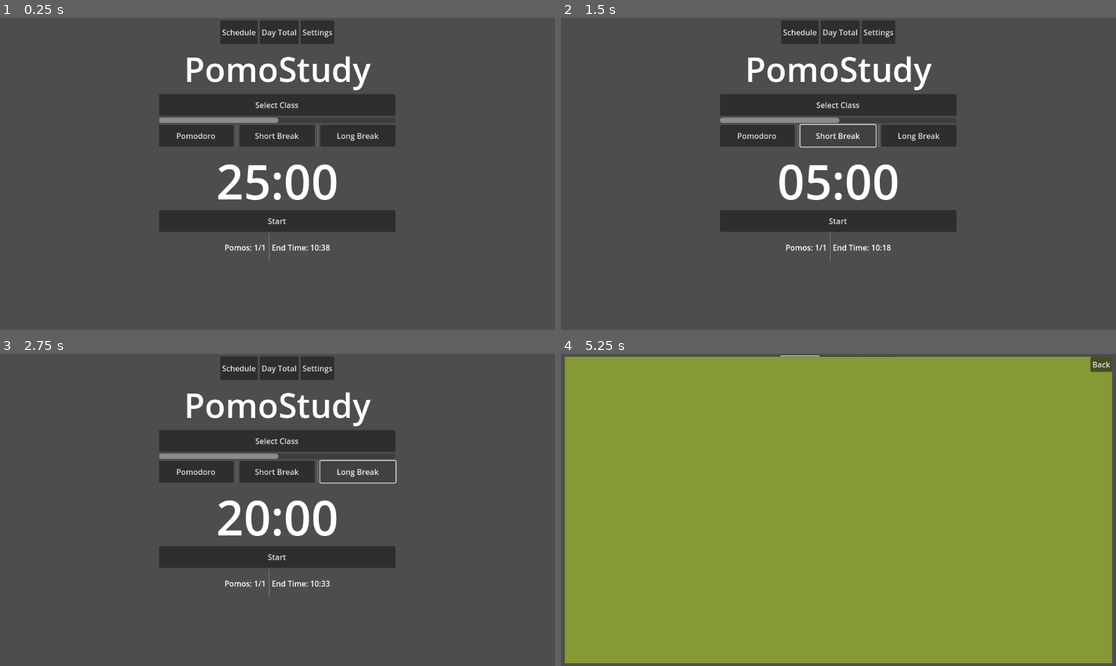
Above: before the commit, frames 1-4 (two rows, left to right).
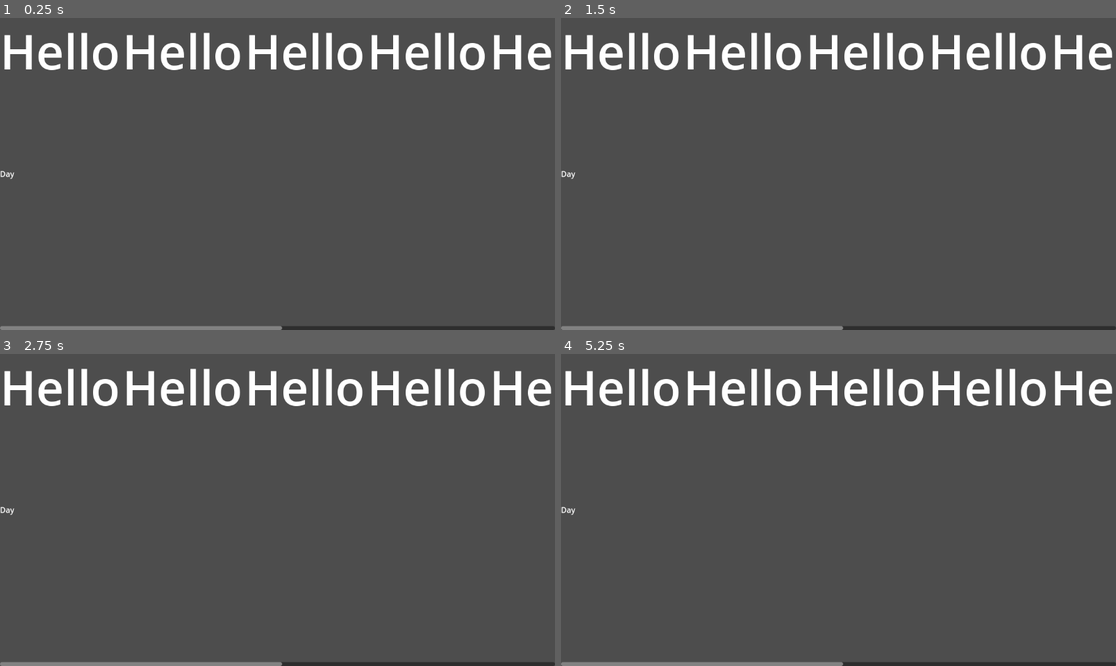
Above: after the commit, the same moments.

Repository: logandaugherty/Pomodoro-App
Game: Godot game, scene res://scenes/schedule_slider.tscn
Two runs of this game, one before a commit and one after it. Both use one fixed random seed, a clock stepped at 60 frames per second and the inputs below. Before the commit the project starts from res://main.tscn.
Inputs (mouse positions are in pixels of both pictures, inside the frame that each line leads up to):
- Up to frame 1 (0.25 s): no input
- Up to frame 2 (1.5 s): click (755, 136) at 0.5 s, where only the run before the commit has a clickable "Pomodoro"; click (838, 136) at 1.25 s, where only the run before the commit has a clickable "Short Break"
- Up to frame 3 (2.75 s): click (355, 472) at 2 s, where only the run before the commit has a clickable "Long Break"
- Up to frame 4 (5.25 s): click (838, 556) at 2.75 s, where only the run before the commit has a clickable "Start"; click (838, 556) at 3.5 s, where only the run before the commit has a clickable "Stop"; click (838, 556) at 4.25 s, where only the run before the commit has a clickable "Start"; click (799, 369) at 5 s, where only the run before the commit has a clickable "Schedule"

The runs differ from the first frame. In frame 1, 18% of the frame differs, in the area x 0-100%, y 0-100%; in frame 2, 17%; in frame 3, 17%; in frame 4, 98%.

Commit message:
Modified Scenes
Adjusted auto-scaling of timer size
Started base functionality of schedule

Diff:
--- a/Time Management.gd
+++ /dev/null
@@ -1,131 +0,0 @@
-extends VBoxContainer
-
-var time_remaining_s = 0
-var time_target_s = 1
-var time_enabled = false
-var pomodoro_focused = true
-
-var pomos_complete = 1
-var pomos_target = 1
-
-const POMODORO_DURATION_MIN = 25
-const SHORT_BREAK_DURATION_MIN = 5
-const LONG_BREAK_DURATION_MIN = 20
-
-const LONG_BREAK_INTERVAL = 4
-
-func _ready():
-
-	set_time_remaining_min(25)
-	update_timer()
-	update_end_time()
-	update_pomos_left()
-
-func set_pomodoro_time_min(minutes):
-	set_time_remaining_min(minutes)
-	time_target_s = minutes * 60
-
-func set_pomodoro_time_s(seconds):
-	set_time_remaining_s(seconds)
-	time_target_s = seconds
-
-func set_time_remaining_min(minutes):
-	time_remaining_s = minutes*60
-
-func set_time_remaining_s(seconds):
-	time_remaining_s = seconds
-
-func get_time_remaining_s():
-	return time_remaining_s
-
-func update_pomos_left():
-	var display = "%d/%d" % [pomos_complete, pomos_target]
-	$EndCondtions/PomosLeft.text = "Pomos: " + display
-
-func update_progress_bar():
-	$ProgressTimeLeft.value = get_time_remaining_s()/time_target_s
-
-func update_end_time():
-	var current_time = Time.get_time_dict_from_system()
-	var end_time = current_time
-
-	var seconds_left_in_session = 0
-
-	if not pomodoro_focused:
-		seconds_left_in_session += get_time_remaining_s()
-
-	for i in range(pomos_target-pomos_complete):
-		seconds_left_in_session += POMODORO_DURATION_MIN * 60
-		if i % LONG_BREAK_INTERVAL == 0:
-			seconds_left_in_session += LONG_BREAK_DURATION_MIN
-		else:
-			seconds_left_in_session += SHORT_BREAK_DURATION_MIN
-
-	end_time["second"] += time_remaining_s
-	end_time["minute"] += floor(end_time["second"] / 60)
-	end_time["hour"] += floor(end_time["minute"] / 60)
-
-	end_time["second"] = end_time["second"] % 60
-	end_time["minute"] = end_time["minute"] % 60
-	end_time["hour"] = end_time["hour"] % 12
-
-	if end_time["hour"] == 0:
-		end_time["hour"] = 12
-
-	var display = "%02d:%02d" % [end_time["hour"],end_time["minute"]]
-
-	$EndCondtions/EndTime.text = "End Time: " + display
-
-func update_timer():
-	var time_min = floor(time_remaining_s/60)
-	var time_s = time_remaining_s%60
-	var display = "%02d:%02d" % [time_min,time_s]
-	$TimeLeft.text = "[center]" + display + "[/center]"
-
-func disable_timer():
-	time_enabled = false
-	$Timer.stop()
-	$StartButton.text = "Start"
-
-func enable_timer():
-	time_enabled = true
-	$Timer.start()
-	$StartButton.text = "Stop"
-
-func _on_timer_timeout():
-	if time_remaining_s <= 0:
-		disable_timer()
-	else:
-		time_remaining_s -= 1
-		update_timer()
-
-func _on_start_button_pressed():
-	if time_enabled:
-		disable_timer()
-	else:
-		enable_timer()
-
-
-
-func _on_pomodoro_button_pressed():
-	pomodoro_focused = true
-	disable_timer()
-	set_time_remaining_min(POMODORO_DURATION_MIN)
-	update_timer()
-	update_end_time()
-
-
-func _on_short_break_button_pressed():
-	pomodoro_focused = false
-	disable_timer()
-	set_time_remaining_min(SHORT_BREAK_DURATION_MIN)
-	update_timer()
-	update_end_time()
-
-
-func _on_long_break_button_pressed():
-	pomodoro_focused = false
-	disable_timer()
-	set_time_remaining_min(LONG_BREAK_DURATION_MIN)
-	update_timer()
-	update_end_time()
--- a/project.godot
+++ b/project.godot
@@ -12,12 +12,13 @@
 
 config/name="Pomostudy"
 config/tags=PackedStringArray("github_repo", "study_tool")
-run/main_scene="res://main.tscn"
+run/main_scene="res://scenes/schedule_slider.tscn"
 config/features=PackedStringArray("4.2", "Mobile")
 config/icon="res://icon.svg"
 
 [display]
 
+window/size/always_on_top=true
 window/stretch/aspect="expand"
 
 [rendering]
--- a/main.tscn
+++ b/scenes/main.tscn
@@ -1,12 +1,12 @@
 [gd_scene load_steps=8 format=3 uid="uid://cu6a0sx1w113q"]
 
-[ext_resource type="Script" path="res://main.gd" id="1_xmyme"]
-[ext_resource type="PackedScene" uid="uid://c1pogrcvbsvyp" path="res://pomodoro_group.tscn" id="2_7vu5n"]
-[ext_resource type="Script" path="res://OptionsContainer.gd" id="2_a3jsc"]
-[ext_resource type="Script" path="res://Overlay.gd" id="3_g44ep"]
-[ext_resource type="PackedScene" uid="uid://d2bwprj3xtebl" path="res://stats_group.tscn" id="3_uc5yp"]
-[ext_resource type="PackedScene" uid="uid://b08qbb3wm80r" path="res://schedule_group.tscn" id="4_2q555"]
-[ext_resource type="PackedScene" uid="uid://dgepfsqd5hwlh" path="res://settings_group.tscn" id="5_jpnrx"]
+[ext_resource type="Script" path="res://scripts/main.gd" id="1_miwpf"]
+[ext_resource type="Script" path="res://scripts/OptionsContainer.gd" id="2_7woxn"]
+[ext_resource type="PackedScene" uid="uid://c1pogrcvbsvyp" path="res://scenes/pomodoro_group.tscn" id="3_do2ea"]
+[ext_resource type="Script" path="res://scripts/Overlay.gd" id="4_hpqk0"]
+[ext_resource type="PackedScene" uid="uid://d2bwprj3xtebl" path="res://scenes/stats_group.tscn" id="5_sik63"]
+[ext_resource type="PackedScene" uid="uid://b08qbb3wm80r" path="res://scenes/schedule_group.tscn" id="6_hhsb0"]
+[ext_resource type="PackedScene" uid="uid://dgepfsqd5hwlh" path="res://scenes/settings_group.tscn" id="7_g2c7g"]
 
 [node name="Control" type="Control"]
 layout_mode = 3
@@ -15,7 +15,7 @@
 anchor_bottom = 1.0
 grow_horizontal = 2
 grow_vertical = 2
-script = ExtResource("1_xmyme")
+script = ExtResource("1_miwpf")
 
 [node name="VBoxContainer" type="VBoxContainer" parent="."]
 layout_mode = 1
@@ -34,7 +34,7 @@
 layout_mode = 2
 size_flags_vertical = 3
 alignment = 1
-script = ExtResource("2_a3jsc")
+script = ExtResource("2_7woxn")
 
 [node name="ScheduleButton" type="Button" parent="VBoxContainer/OptionsContainer"]
 layout_mode = 2
@@ -52,7 +52,7 @@
 layout_mode = 2
 size_flags_vertical = 1
 size_flags_stretch_ratio = 10.0
-theme_override_font_sizes/font_size = 70
+theme_override_font_sizes/font_size = 60
 text = "PomoStudy"
 horizontal_alignment = 1
 
@@ -67,11 +67,12 @@
 size_flags_vertical = 3
 
 [node name="VBoxContainer2" type="VBoxContainer" parent="VBoxContainer/HBoxContainer"]
+custom_minimum_size = Vector2(300, 0)
 layout_mode = 2
 size_flags_horizontal = 3
 size_flags_stretch_ratio = 1.5
 
-[node name="PomodoroGroup" parent="VBoxContainer/HBoxContainer/VBoxContainer2" instance=ExtResource("2_7vu5n")]
+[node name="PomodoroGroup" parent="VBoxContainer/HBoxContainer/VBoxContainer2" instance=ExtResource("3_do2ea")]
 layout_mode = 2
 size_flags_stretch_ratio = 2.5
 
@@ -97,15 +98,15 @@
 grow_horizontal = 2
 grow_vertical = 2
 size_flags_vertical = 3
-script = ExtResource("3_g44ep")
+script = ExtResource("4_hpqk0")
 
-[node name="StatsGroup" parent="Overlay" instance=ExtResource("3_uc5yp")]
+[node name="StatsGroup" parent="Overlay" instance=ExtResource("5_sik63")]
 layout_mode = 1
 
-[node name="ScheduleGroup" parent="Overlay" instance=ExtResource("4_2q555")]
+[node name="ScheduleGroup" parent="Overlay" instance=ExtResource("6_hhsb0")]
 layout_mode = 1
 
-[node name="SettingsGroup" parent="Overlay" instance=ExtResource("5_jpnrx")]
+[node name="SettingsGroup" parent="Overlay" instance=ExtResource("7_g2c7g")]
 layout_mode = 1
 
 [node name="OverlayBackButton" type="Button" parent="Overlay"]
--- a/pomodoro_group.tscn
+++ b/scenes/pomodoro_group.tscn
@@ -1,7 +1,8 @@
-[gd_scene load_steps=4 format=3 uid="uid://c1pogrcvbsvyp"]
+[gd_scene load_steps=5 format=3 uid="uid://c1pogrcvbsvyp"]
 
-[ext_resource type="Script" path="res://pomodoro_group.gd" id="1_43s0w"]
-[ext_resource type="Script" path="res://Time Management.gd" id="2_k85yd"]
+[ext_resource type="Script" path="res://scripts/pomodoro_group.gd" id="1_43s0w"]
+[ext_resource type="Script" path="res://scripts/Time Management.gd" id="2_k85yd"]
+[ext_resource type="AudioStream" uid="uid://doiq85s54yobk" path="res://ding-36029.mp3" id="3_do1so"]
 
 [sub_resource type="Theme" id="Theme_xoouu"]
 
@@ -68,14 +69,48 @@
 theme = SubResource("Theme_xoouu")
 text = "Long Break"
 
-[node name="TimeLeft" type="RichTextLabel" parent="TimeManagement"]
+[node name="TimeLeftContainer" type="Control" parent="TimeManagement"]
+clip_contents = true
 custom_minimum_size = Vector2(0, 75)
 layout_mode = 2
 size_flags_vertical = 3
 size_flags_stretch_ratio = 11.0
+
+[node name="Skip" type="Button" parent="TimeManagement/TimeLeftContainer"]
+layout_mode = 1
+anchors_preset = 3
+anchor_left = 1.0
+anchor_top = 1.0
+anchor_right = 1.0
+anchor_bottom = 1.0
+offset_left = -41.0
+offset_top = -31.0
+grow_horizontal = 0
+grow_vertical = 0
+text = "Skip"
+
+[node name="TimeLeft" type="RichTextLabel" parent="TimeManagement/TimeLeftContainer"]
+clip_contents = false
+layout_mode = 1
+anchors_preset = 8
+anchor_left = 0.5
+anchor_top = 0.5
+anchor_right = 0.5
+anchor_bottom = 0.5
+offset_left = -65.0
+offset_top = -34.5
+offset_right = 65.0
+offset_bottom = 34.5
+grow_horizontal = 2
+grow_vertical = 2
+size_flags_vertical = 3
+size_flags_stretch_ratio = 11.0
+theme_override_font_sizes/normal_font_size = 50
 bbcode_enabled = true
 text = "06:35"
+fit_content = true
 scroll_active = false
+autowrap_mode = 0
 
 [node name="StartButton" type="Button" parent="TimeManagement"]
 layout_mode = 2
@@ -101,6 +136,10 @@
 text = "End Time: 12:45"
 
 [node name="Timer" type="Timer" parent="TimeManagement"]
+
+[node name="AudioStreamPlayer2D" type="AudioStreamPlayer2D" parent="TimeManagement"]
+position = Vector2(1111, 414)
+stream = ExtResource("3_do1so")
 
 [node name="ClassList" type="ItemList" parent="."]
 visible = false
@@ -136,6 +175,7 @@
 [connection signal="pressed" from="TimeManagement/TypeButtons/PomodoroButton" to="TimeManagement" method="_on_pomodoro_button_pressed"]
 [connection signal="pressed" from="TimeManagement/TypeButtons/ShortBreakButton" to="TimeManagement" method="_on_short_break_button_pressed"]
 [connection signal="pressed" from="TimeManagement/TypeButtons/LongBreakButton" to="TimeManagement" method="_on_long_break_button_pressed"]
+[connection signal="pressed" from="TimeManagement/TimeLeftContainer/Skip" to="TimeManagement" method="_on_skip_pressed"]
 [connection signal="pressed" from="TimeManagement/StartButton" to="TimeManagement" method="_on_start_button_pressed"]
 [connection signal="timeout" from="TimeManagement/Timer" to="TimeManagement" method="_on_timer_timeout"]
 [connection signal="item_selected" from="ClassList" to="." method="_on_item_list_item_selected"]
--- /dev/null
+++ b/scenes/schedule_group.tscn
@@ -0,0 +1,47 @@
+[gd_scene load_steps=2 format=3 uid="uid://b08qbb3wm80r"]
+
+[ext_resource type="PackedScene" uid="uid://daplketj8f5ub" path="res://scenes/schedule_item.tscn" id="1_xis30"]
+
+[node name="ScheduleGroup" type="Control"]
+layout_mode = 3
+anchors_preset = 15
+anchor_right = 1.0
+anchor_bottom = 1.0
+grow_horizontal = 2
+grow_vertical = 2
+
+[node name="HBoxContainer" type="HBoxContainer" parent="."]
+layout_mode = 1
+anchors_preset = 15
+anchor_right = 1.0
+anchor_bottom = 1.0
+grow_horizontal = 2
+grow_vertical = 2
+
+[node name="Control2" type="Control" parent="HBoxContainer"]
+layout_mode = 2
+size_flags_horizontal = 3
+
+[node name="VBoxContainer" type="VBoxContainer" parent="HBoxContainer"]
+layout_mode = 2
+size_flags_horizontal = 3
+size_flags_stretch_ratio = 21.3
+
+[node name="VBoxContainer2" type="VBoxContainer" parent="HBoxContainer"]
+layout_mode = 2
+size_flags_horizontal = 3
+size_flags_vertical = 4
+alignment = 1
+
+[node name="ScheduleItem" parent="HBoxContainer/VBoxContainer2" instance=ExtResource("1_xis30")]
+layout_mode = 2
+
+[node name="ScheduleItem2" parent="HBoxContainer/VBoxContainer2" instance=ExtResource("1_xis30")]
+layout_mode = 2
+
+[node name="ScheduleItem3" parent="HBoxContainer/VBoxContainer2" instance=ExtResource("1_xis30")]
+layout_mode = 2
+
+[node name="Control" type="Control" parent="HBoxContainer"]
+layout_mode = 2
+size_flags_horizontal = 3
--- /dev/null
+++ b/scenes/schedule_item.tscn
@@ -0,0 +1,26 @@
+[gd_scene format=3 uid="uid://daplketj8f5ub"]
+
+[node name="ScheduleItem" type="AspectRatioContainer"]
+anchors_preset = 15
+anchor_right = 1.0
+anchor_bottom = 1.0
+grow_horizontal = 2
+grow_vertical = 2
+size_flags_horizontal = 3
+size_flags_vertical = 3
+ratio = 0.7355
+alignment_horizontal = 0
+
+[node name="VBoxContainer" type="VBoxContainer" parent="."]
+layout_mode = 2
+
+[node name="ColorRect" type="ColorRect" parent="VBoxContainer"]
+layout_mode = 2
+size_flags_vertical = 3
+
+[node name="Label" type="Label" parent="VBoxContainer"]
+layout_mode = 2
+size_flags_vertical = 3
+theme_override_font_sizes/font_size = 20
+text = "Item"
+horizontal_alignment = 1
--- /dev/null
+++ b/scenes/schedule_slider.tscn
@@ -0,0 +1,83 @@
+[gd_scene format=3 uid="uid://b2ffileoer1eq"]
+
+[node name="ScheduleSlider" type="Control"]
+layout_mode = 3
+anchors_preset = 15
+anchor_right = 1.0
+anchor_bottom = 1.0
+grow_horizontal = 2
+grow_vertical = 2
+
+[node name="Label" type="Label" parent="."]
+layout_mode = 2
+offset_top = 312.0
+offset_right = 30.0
+offset_bottom = 335.0
+text = "Day"
+
+[node name="ScrollContainer" type="ScrollContainer" parent="."]
+layout_mode = 1
+anchors_preset = 15
+anchor_right = 1.0
+anchor_bottom = 1.0
+grow_horizontal = 2
+grow_vertical = 2
+follow_focus = true
+scroll_horizontal_custom_step = 1037.31
+
+[node name="HBoxContainer" type="HBoxContainer" parent="ScrollContainer"]
+layout_mode = 2
+
+[node name="Label" type="Label" parent="ScrollContainer/HBoxContainer"]
+layout_mode = 2
+theme_override_font_sizes/font_size = 100
+text = "Hello"
+horizontal_alignment = 1
+
+[node name="Label2" type="Label" parent="ScrollContainer/HBoxContainer"]
+layout_mode = 2
+theme_override_font_sizes/font_size = 100
+text = "Hello"
+horizontal_alignment = 1
+
+[node name="Label3" type="Label" parent="ScrollContainer/HBoxContainer"]
+layout_mode = 2
+theme_override_font_sizes/font_size = 100
+text = "Hello"
+horizontal_alignment = 1
+
+[node name="Label4" type="Label" parent="ScrollContainer/HBoxContainer"]
+layout_mode = 2
+theme_override_font_sizes/font_size = 100
+text = "Hello"
+horizontal_alignment = 1
+
+[node name="Label5" type="Label" parent="ScrollContainer/HBoxContainer"]
+layout_mode = 2
+theme_override_font_sizes/font_size = 100
+text = "Hello"
+horizontal_alignment = 1
+
+[node name="Label6" type="Label" parent="ScrollContainer/HBoxContainer"]
+layout_mode = 2
+theme_override_font_sizes/font_size = 100
+text = "Hello"
+horizontal_alignment = 1
+
+[node name="Label7" type="Label" parent="ScrollContainer/HBoxContainer"]
+layout_mode = 2
+theme_override_font_sizes/font_size = 100
+text = "Hello"
+horizontal_alignment = 1
+
+[node name="Label8" type="Label" parent="ScrollContainer/HBoxContainer"]
+layout_mode = 2
+theme_override_font_sizes/font_size = 100
+text = "Hello"
+horizontal_alignment = 1
+
+[node name="Label9" type="Label" parent="ScrollContainer/HBoxContainer"]
+layout_mode = 2
+theme_override_font_sizes/font_size = 100
+text = "Hello"
+horizontal_alignment = 1
--- a/schedule_group.tscn
+++ /dev/null
@@ -1,18 +0,0 @@
-[gd_scene format=3 uid="uid://b08qbb3wm80r"]
-
-[node name="ScheduleGroup" type="Control"]
-layout_mode = 3
-anchors_preset = 15
-anchor_right = 1.0
-anchor_bottom = 1.0
-grow_horizontal = 2
-grow_vertical = 2
-
-[node name="ColorRect" type="ColorRect" parent="."]
-layout_mode = 1
-anchors_preset = 15
-anchor_right = 1.0
-anchor_bottom = 1.0
-grow_horizontal = 2
-grow_vertical = 2
-color = Color(0.521569, 0.6, 0.203922, 1)
--- /dev/null
+++ b/scripts/Time Management.gd
@@ -0,0 +1,175 @@
+extends VBoxContainer
+
+var time_remaining_s = 0
+var time_target_s = 1
+var time_enabled = false
+var pomodoro_focused = true
+
+var pomos_complete = 0
+var pomos_target = 2
+
+const POMODORO_DURATION_MIN = 25
+const SHORT_BREAK_DURATION_MIN = 5
+const LONG_BREAK_DURATION_MIN = 20
+
+const LONG_BREAK_INTERVAL = 4
+
+func _ready():
+	set_pomodoro_time_min(POMODORO_DURATION_MIN)
+	update_timer()
+	update_end_time()
+	update_pomos_left()
+
+func increment_pomos():
+	pomos_complete += 1
+
+func time_complete():
+	$AudioStreamPlayer2D.play()
+	disable_timer()
+	if pomodoro_focused:
+		pomodoro_complete()
+	else:
+		break_complete()
+	update_timer()
+	update_end_time()
+
+func pomodoro_complete():
+	pomodoro_focused = false
+	pomos_complete += 1
+	update_pomos_left()
+	if pomos_complete%LONG_BREAK_INTERVAL == 0:
+		set_pomodoro_time_min(LONG_BREAK_DURATION_MIN)
+	else:
+		set_pomodoro_time_min(SHORT_BREAK_DURATION_MIN)
+
+
+func break_complete():
+	pomodoro_focused = true
+	set_pomodoro_time_min(POMODORO_DURATION_MIN)
+
+func set_pomodoro_time_min(minutes):
+	$TimeLeftContainer/Skip.visible = false
+	var seconds = int(minutes*60)
+	time_remaining_s = seconds
+	time_target_s = seconds
+
+func set_pomodoro_time_s(seconds):
+	time_remaining_s = seconds
+	time_target_s = seconds
+
+func decrement_pomodoro_time_s():
+	time_remaining_s -= 1
+
+func get_pomodoro_remaining_s():
+	return time_remaining_s
+
+func get_pomodoro_target_s():
+	return time_target_s
+
+
+func update_pomos_left():
+	var display = "%d/%d" % [pomos_complete, pomos_target]
+	$EndCondtions/PomosLeft.text = "Pomos: " + display
+
+func update_progress_bar():
+	$ProgressTimeLeft.value = get_pomodoro_remaining_s()/get_pomodoro_target_s()
+
+func display_end_time(seconds_after_now):
+	var current_time = Time.get_time_dict_from_system()
+	var end_time = current_time
+	end_time["second"] += seconds_after_now
+	end_time["minute"] += int(end_time["second"] / 60)
+	end_time["hour"] += int(end_time["minute"] / 60)
+
+	end_time["second"] = end_time["second"] % 60
+	end_time["minute"] = end_time["minute"] % 60
+	end_time["hour"] = end_time["hour"] % 12
+
+	if end_time["hour"] == 0:
+		end_time["hour"] = 12
+
+	var display = "%02d:%02d" % [end_time["hour"],end_time["minute"]]
+
+	$EndCondtions/EndTime.text = "End Time: " + display
+
+
+func calculate_end_time():
+	var seconds_left_in_session = 0
+
+	if not pomodoro_focused && pomos_complete < pomos_target:
+		seconds_left_in_session += get_pomodoro_remaining_s()
+
+	var iterations = pomos_target-pomos_complete
+
+	for i in range(iterations):
+		seconds_left_in_session += int(POMODORO_DURATION_MIN * 60)
+		if i == iterations-1:
+			continue
+		if i % LONG_BREAK_INTERVAL == 0:
+			seconds_left_in_session += int(LONG_BREAK_DURATION_MIN*60)
+		else:
+			seconds_left_in_session += int(SHORT_BREAK_DURATION_MIN*60)
+
+	return seconds_left_in_session
+
+func update_end_time():
+	var seconds_left_in_session = calculate_end_time()
+	display_end_time(seconds_left_in_session)
+
+func update_timer():
+	var time_min = floor(get_pomodoro_remaining_s()/60)
+	var time_s = get_pomodoro_remaining_s()%60
+	var display = "%02d:%02d" % [time_min,time_s]
+	$TimeLeftContainer/TimeLeft.text = "[center]" + display + "[/center]"
+
+func disable_timer():
+	time_enabled = false
+	$Timer.stop()
+	$StartButton.text = "Start"
+
+func enable_timer():
+	time_enabled = true
+	$Timer.start()
+	$StartButton.text = "Stop"
+
+func _on_start_button_pressed():
+	update_end_time()
+	$TimeLeftContainer/Skip.visible = true
+	if time_enabled:
+		disable_timer()
+	else:
+		enable_timer()
+
+
+func _on_pomodoro_button_pressed():
+	pomodoro_focused = true
+	disable_timer()
+	set_pomodoro_time_min(POMODORO_DURATION_MIN)
+	update_timer()
+	update_end_time()
+
+
+func _on_short_break_button_pressed():
+	pomodoro_focused = false
+	disable_timer()
+	set_pomodoro_time_min(SHORT_BREAK_DURATION_MIN)
+	update_timer()
+	update_end_time()
+
+
+func _on_long_break_button_pressed():
+	pomodoro_focused = false
+	disable_timer()
+	set_pomodoro_time_min(LONG_BREAK_DURATION_MIN)
+	update_timer()
+	update_end_time()
+
+func _on_timer_timeout():
+	if get_pomodoro_remaining_s() <= 1:
+		time_complete()
+	else:
+		decrement_pomodoro_time_s()
+		update_timer()
+
+func _on_skip_pressed():
+	time_complete()
--- a/main.gd
+++ b/scripts/main.gd
@@ -5,12 +5,20 @@
 	# Store the screen size
 	var screen_size = get_tree().get_root().size
 
+	if screen_size.x < 600:
+		$VBoxContainer/Title["theme_override_font_sizes/font_size"] = 55
+
+	else:
+		$VBoxContainer/Title["theme_override_font_sizes/font_size"] = 100
+
+	if screen_size.y < 300:
+		# Hide the title and top ribbon buttons
+		$VBoxContainer/OptionsContainer.visible = false
+
 	# If the Y component of the screen is less than 500 pixels
-	if screen_size.y < 500:
+	if screen_size.y < 400:
 		# Hide the title and top ribbon buttons
 		$VBoxContainer/Title.visible = false
-		$VBoxContainer/OptionsContainer.visible = false
-
 	# Otherwise, bring the title and top ribbon back into sight
 	else:
 		$VBoxContainer/Title.visible = true
--- a/pomodoro_group.gd
+++ b/scripts/pomodoro_group.gd
@@ -3,8 +3,16 @@
 var SCALE_SIZE_TIME = 0.8
 var SCALE_SIZE_GOAL = 0.7
 
+func update_label(reference,rich_text_label):
+	const SCALE = 1.6
+	var text_size_x = (reference.size.x+0.0606)/4.6993
+	var text_size_y = (reference.size.y-0.9242)/1.3664
+	var text_size = min(text_size_x,text_size_y) * SCALE
+	rich_text_label["theme_override_font_sizes/normal_font_size"] = text_size
+
 func update_text():
-	$TimeManagement/TimeLeft["theme_override_font_sizes/normal_font_size"] = $TimeManagement/TimeLeft.size.y * SCALE_SIZE_TIME
+	update_label($TimeManagement/TimeLeftContainer,$TimeManagement/TimeLeftContainer/TimeLeft)
+	#$TimeManagement/TimeLeft["theme_override_font_sizes/normal_font_size"] = $TimeManagement/TimeLeft.size.y * SCALE_SIZE_TIME
 	$TimeManagement/EndCondtions/PomosLeft["theme_override_font_sizes/font_size"] = $TimeManagement/EndCondtions/PomosLeft.size.y * SCALE_SIZE_GOAL
 	$TimeManagement/EndCondtions/EndTime["theme_override_font_sizes/font_size"] = $TimeManagement/EndCondtions/EndTime.size.y * SCALE_SIZE_GOAL
 
Not shown, added: ding-36029.mp3.import
Renamed: focus_buttons.tscn -> scenes/focus_buttons.tscn
Renamed: settings_group.tscn -> scenes/settings_group.tscn
Renamed: stats_group.tscn -> scenes/stats_group.tscn
Renamed: OptionsContainer.gd -> scripts/OptionsContainer.gd
Renamed: Overlay.gd -> scripts/Overlay.gd
Not shown, added: ding-36029.mp3
